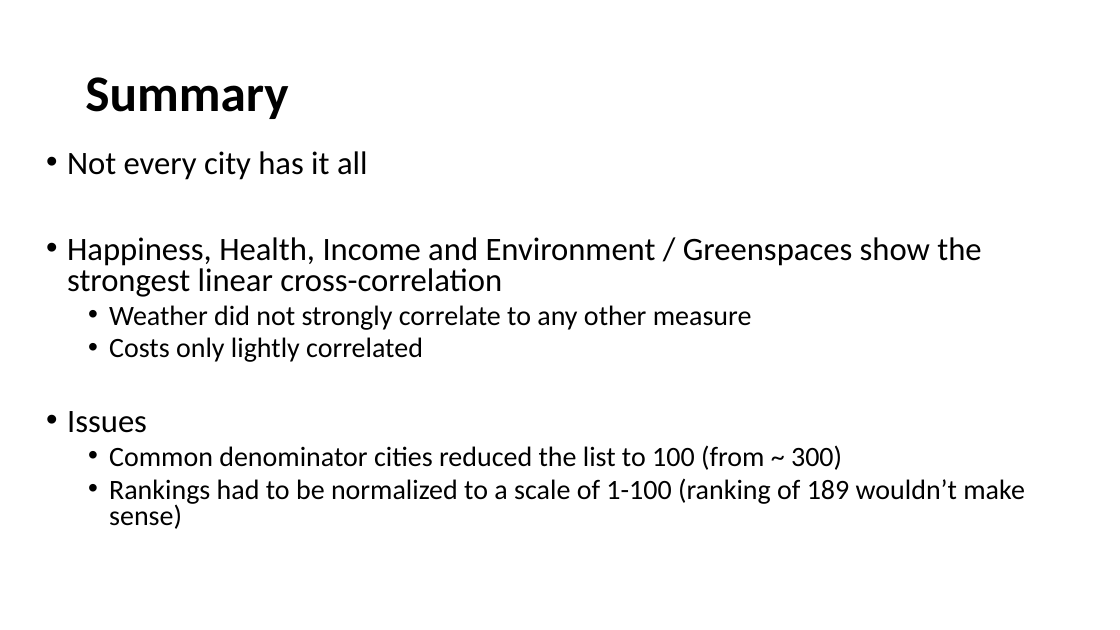
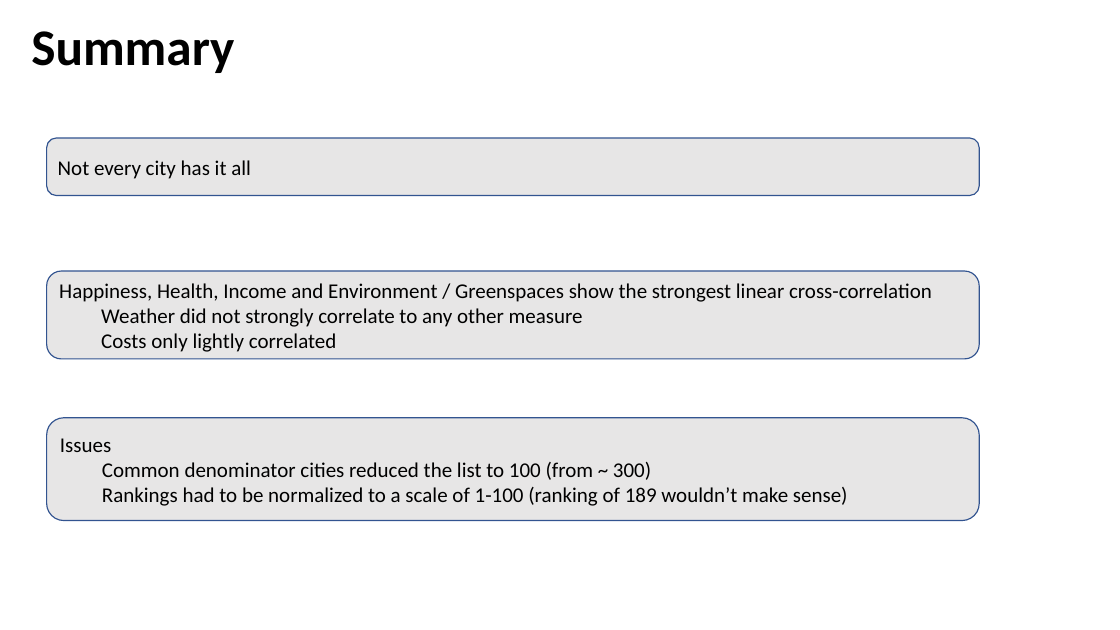
Before and after one commit to jamiedeguz/weatherornot, a slide deck: slide 9 of Presentation.pptx (slide 8 before the commit). Drawn at 1120x630 pixels with LibreOffice and Linux fonts; fonts in the diff are those of the drawing; background and template pictures are left out. Boxes give left, top, right and bottom in pixels: in the first picture for what was removed or moved away, otherwise in the second. Text is boxed around its words. In the diff, an @@ line names an element or a change of style, - is before the commit and + after.

```diff
--- a/Presentation.pptx
+++ b/Presentation.pptx
@@ title "Summary": place and size @@
-title "Summary" at [85,77,288,119]
+title "Summary" at [31,31,234,73]
@@ rounded rectangle added at [47,138,980,196], fill #E7E6E6, outline #325491 1 pt, 18 pt, text #000000 @@
+Not every city has it all
@@ text removed at [67,151,1025,529] @@
-• Not every city has it all
-• Happiness, Health, Income and Environment / Greenspaces show the strongest linear cross-correlation
-  • Weather did not strongly correlate to any other measure
-  • Costs only lightly correlated
-• Issues
-  • Common denominator cities reduced the list to 100 (from ~ 300)
-  • Rankings had to be normalized to a scale of 1-100 (ranking of 189 wouldn’t make sense)
@@ rounded rectangle added at [47,271,980,360], fill #E7E6E6, outline #325491 1 pt, 18 pt, text #000000 @@
+Happiness, Health, Income and Environment / Greenspaces show the strongest linear cross-correlation
+  Weather did not strongly correlate to any other measure
+  Costs only lightly correlated
@@ rounded rectangle added at [47,418,980,520], fill #E7E6E6, outline #325491 1 pt, 18 pt, text #000000 @@
+Issues
+  Common denominator cities reduced the list to 100 (from ~ 300)
+  Rankings had to be normalized to a scale of 1-100 (ranking of 189 wouldn’t make sense)
```
Also in this commit, not shown: 4 other slides changed, 4 slides added, 3 slides removed, 7 other files.
